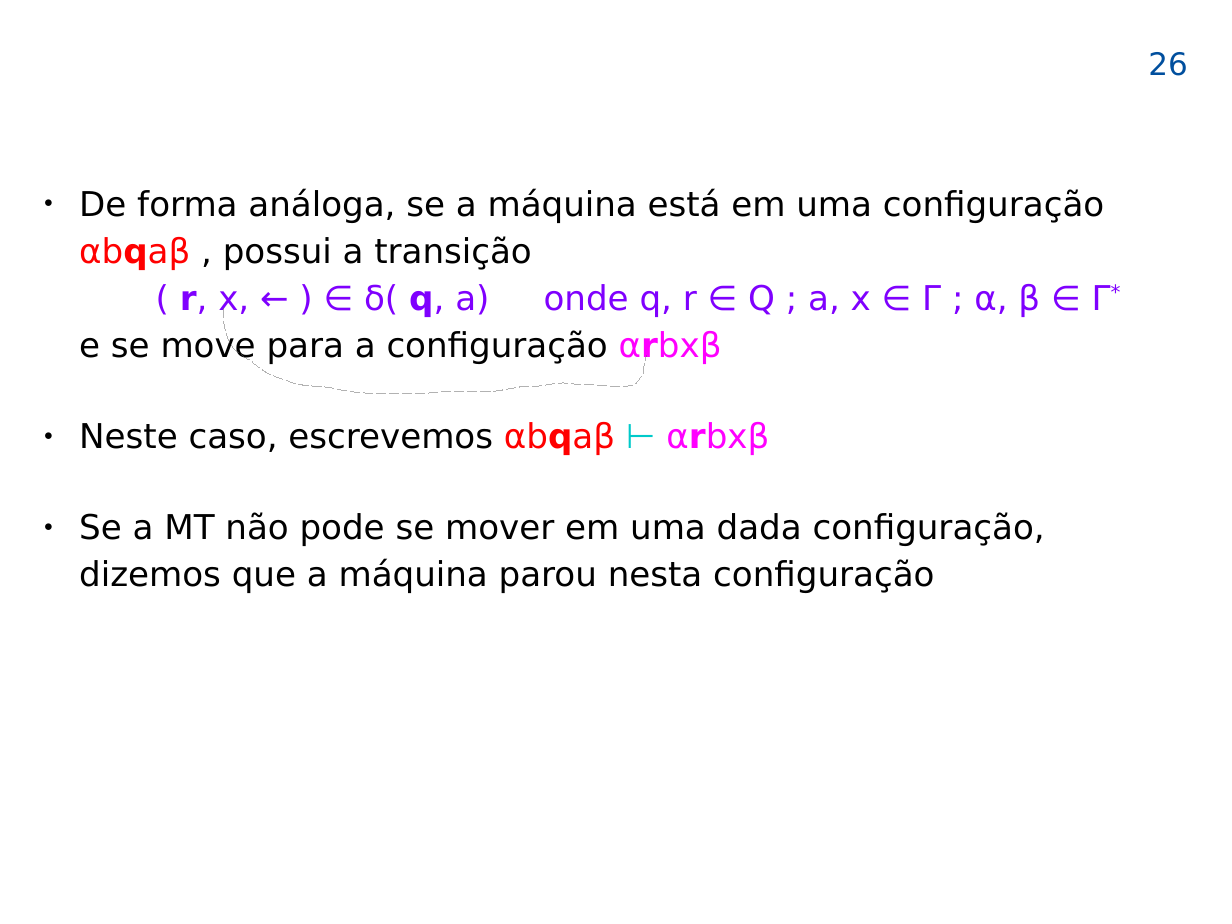
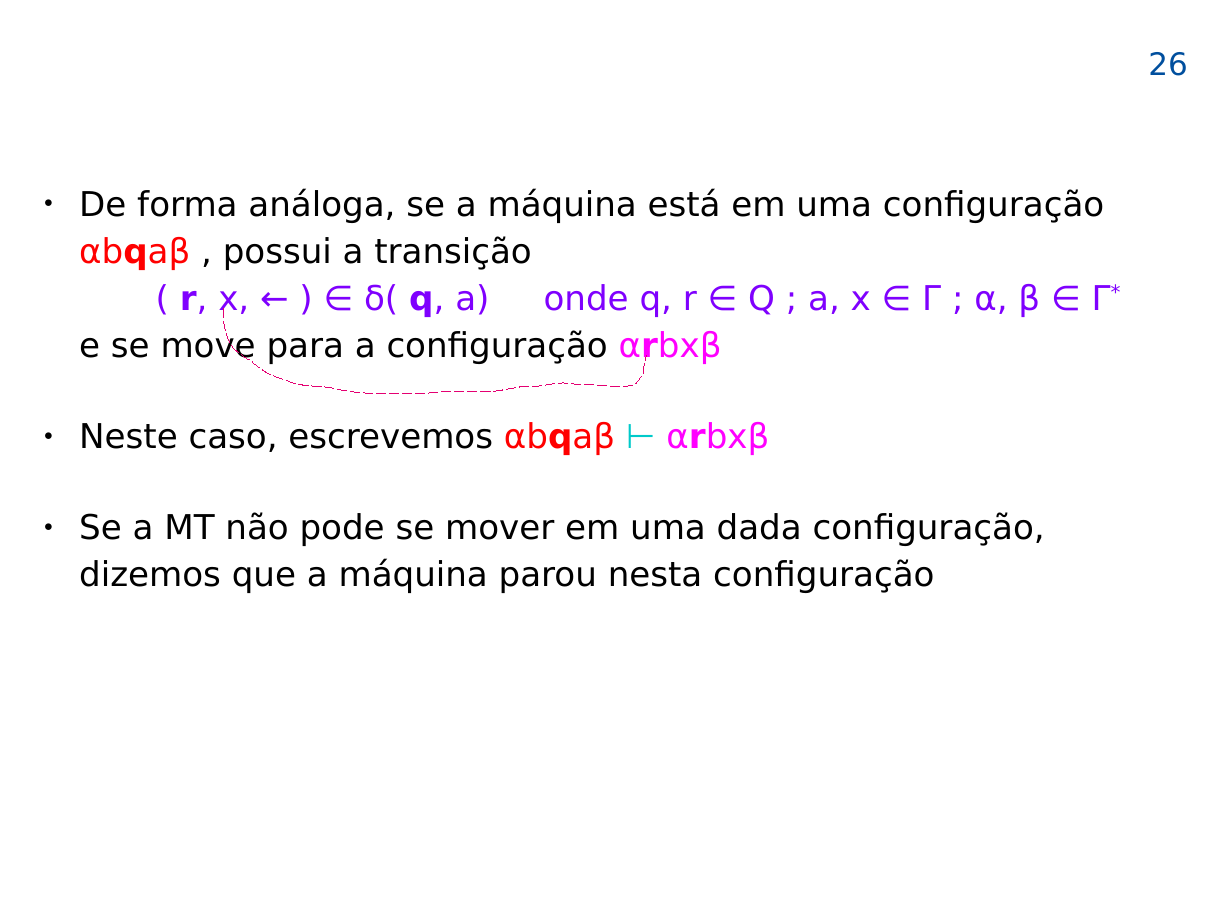
Before and after one commit to efurlanm/teaching, a slide deck: slide 26 of lfa/LFA-42-Turing_2025-05-21.odp. Drawn at 1232x924 pixels with LibreOffice and Linux fonts; fonts in the diff are those of the drawing; background and template pictures are left out. Boxes give left, top, right and bottom in pixels: in the first picture for what was removed or moved away, otherwise in the second. Text is boxed around its words. In the diff, an @@ line names an element or a change of style, - is before the commit and + after.

```diff
--- a/lfa/LFA-42-Turing_2025-05-21.odp
+++ b/lfa/LFA-42-Turing_2025-05-21.odp
@@ freeform shape at bbox=[224, 309, 647, 394]: outline #666666 0 pt dashed to #E40072 0 pt dashed @@
```
Also in this commit, not shown: 11 other slides changed, 22 other files.
